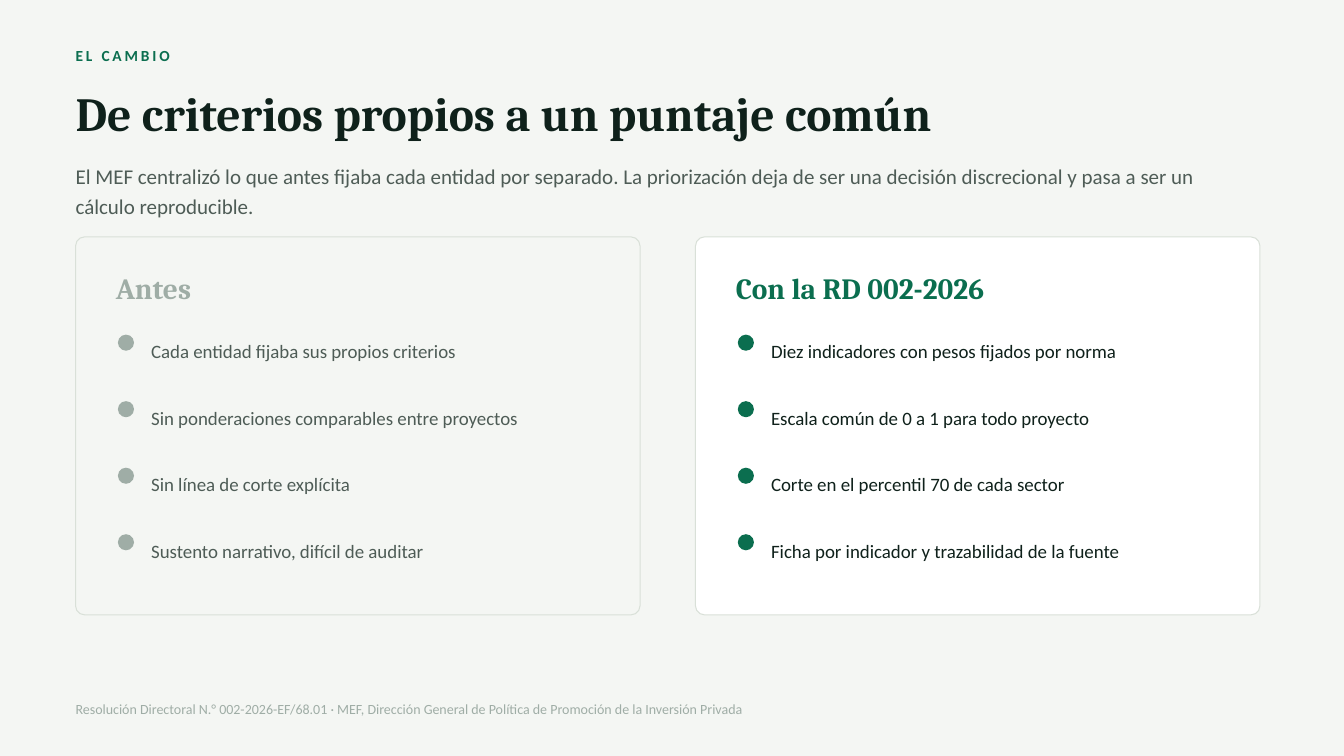
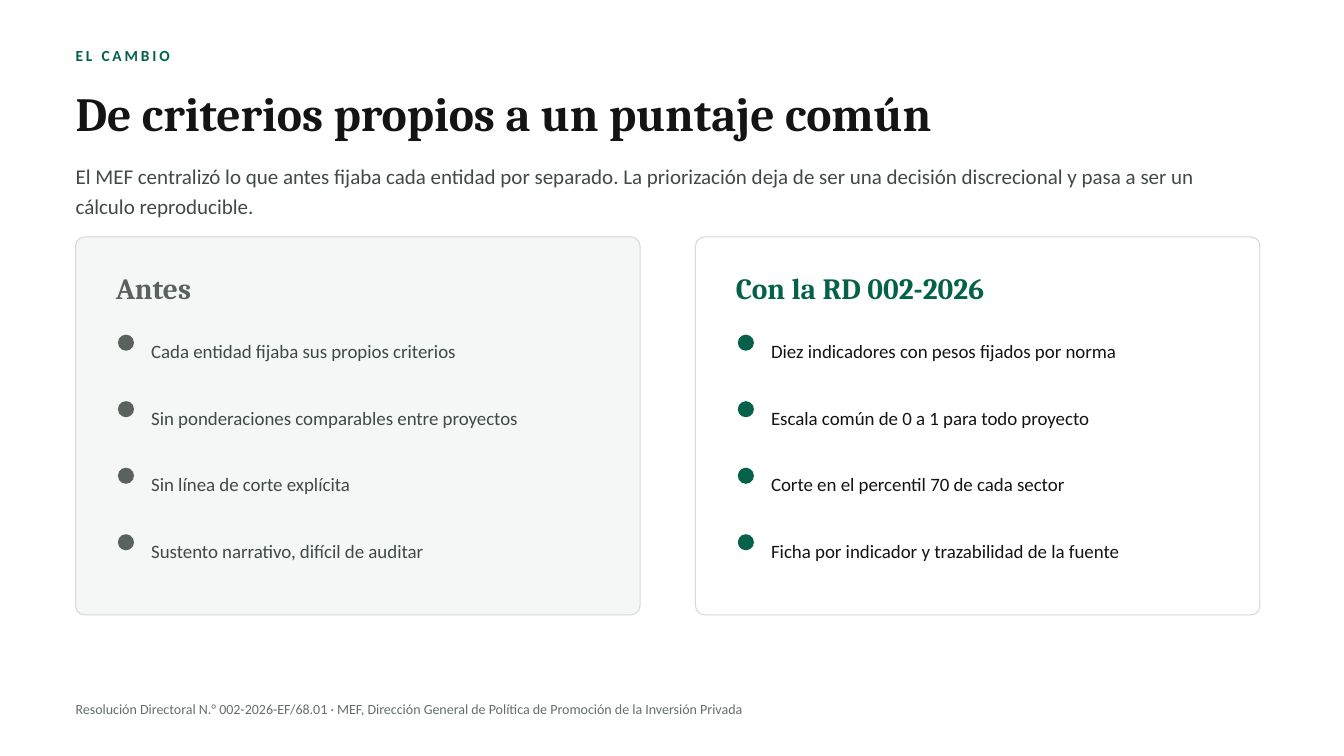
Before and after one commit to OBueno2785/Jerarquizador_APP, a slide deck: slide 2 of diseno/Resumen_Ejecutivo_Priorizacion_APP.pptx. Drawn at 1344x756 pixels with LibreOffice and Linux fonts; fonts in the diff are those of the drawing. Boxes give left, top, right and bottom in pixels: in the first picture for what was removed or moved away, otherwise in the second. Text is boxed around its words. In the diff, an @@ line names an element or a change of style, - is before the commit and + after.

```diff
--- a/diseno/Resumen_Ejecutivo_Priorizacion_APP.pptx
+++ b/diseno/Resumen_Ejecutivo_Priorizacion_APP.pptx
@@ background #F4F6F3 to #FFFFFF @@
@@ rounded rectangle at <box>76,237,640,615</box>: fill #F4F6F3 to #F5F7F6; outline #D9E0D8 0.75 pt to #D3DAD7 0.75 pt @@
@@ text "Antes" at <box>116,279,191,299</box>: text colour #9FADA6 to #5A625E @@
@@ fill #9FADA6 to #5A625E in 4 elements at <box>118,335,134,351</box>, <box>118,401,134,417</box>, <box>118,468,134,484</box>, <box>118,534,134,551</box> @@
@@ text colour #4E5C56 to #3F4A46 in 5 elements at <box>76,169,1193,218</box>, <box>151,345,455,361</box>, <box>151,412,518,428</box>, <box>151,478,350,494</box>, <box>151,545,423,560</box> @@
@@ text "Resolución Directoral N.° 002-2026-EF/68.01 · ..." at <box>76,704,742,716</box>: text colour #9FADA6 to #646E6A @@
```
Also in this commit, not shown: 10 other slides changed, 3 other files.
